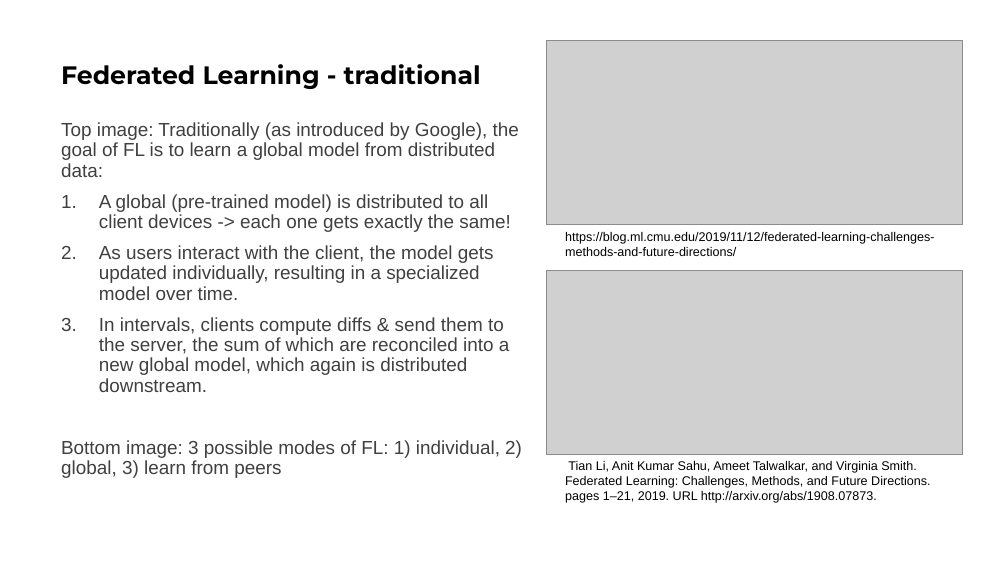
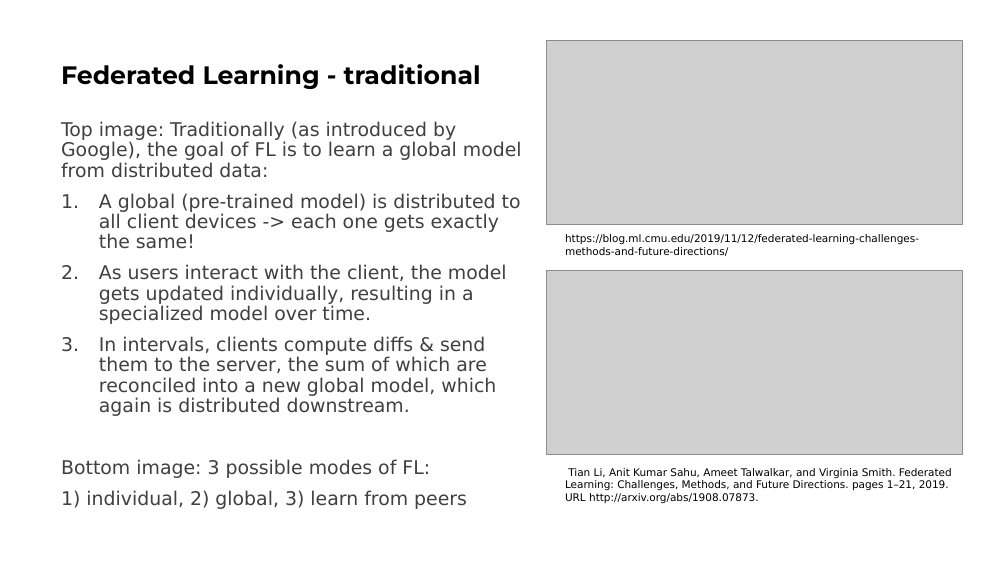
Before and after one commit to cassinius/phd-presentations, a slide deck: slide 6 of 2020/graph_parallelism_types_EU/EU_presentation.pptx. Drawn at 1008x567 pixels with LibreOffice and Linux fonts; fonts in the diff are those of the drawing; grey boxes stand for pictures. Boxes give left, top, right and bottom in pixels: in the first picture for what was removed or moved away, otherwise in the second. Text is boxed around its words. In the diff, an @@ line names an element or a change of style, - is before the commit and + after.

```diff
--- a/2020/graph_parallelism_types_EU/EU_presentation.pptx
+++ b/2020/graph_parallelism_types_EU/EU_presentation.pptx
@@ text at (61, 121, 522, 416): font Arial to DejaVu Sans in "Top image: Traditionally (as introduced by Google), ...", "A global (pre-trained model) is distributed to ...", "As users interact with the client, the ...", "In intervals, clients compute diffs & send ..." @@
@@ text "https://blog.ml.cmu.edu/2019/11/12/federated-learning-challe ..." at (565, 234, 919, 256): size 12 to 10 pt, font Arial to DejaVu Sans @@
@@ text at (61, 459, 467, 509): text changed; font Arial to DejaVu Sans @@
-Bottom image: 3 possible modes of FL: 1) individual, 2) global, 3) learn from peers
+Bottom image: 3 possible modes of FL:
+1) individual, 2) global, 3) learn from peers
@@ text "Tian Li, Anit Kumar Sahu, ..." at (565, 468, 952, 503): size 12 to 10 pt, font Arial to DejaVu Sans @@
@@ text "Tian Li, Anit Kumar Sahu, ...": place and size @@
-text "Tian Li, Anit Kumar Sahu, ..." at (565, 461, 930, 503)
+text "Tian Li, Anit Kumar Sahu, ..." at (565, 468, 952, 503)
```
Also in this commit, not shown: 8 other slides changed, 1 other file.
